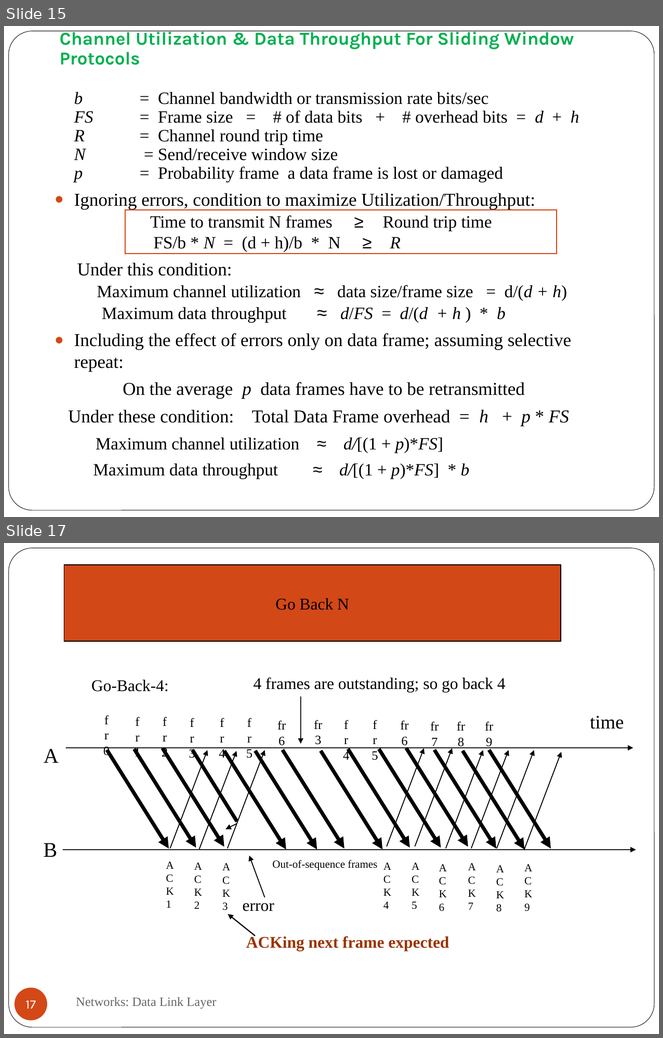
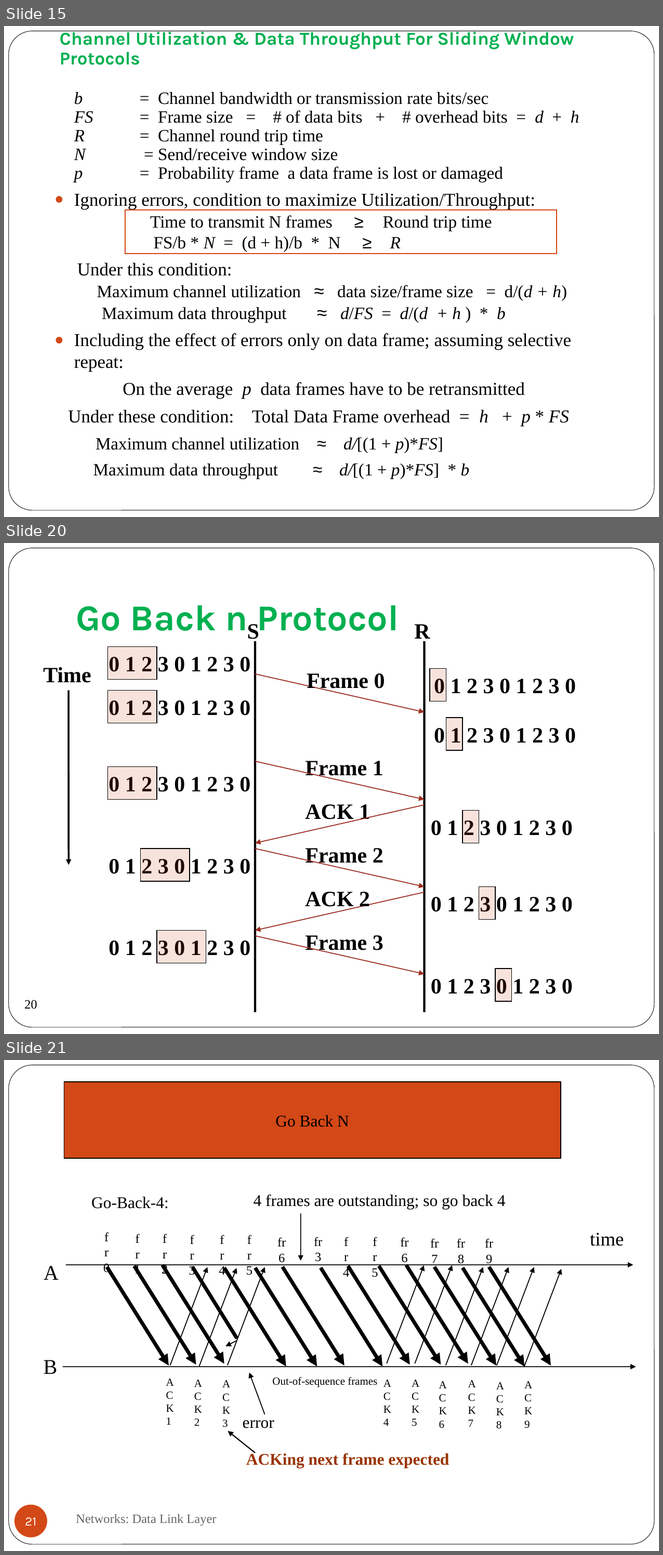
Before and after one commit to rameshragala/SWE2002-Computer-Networks, a slide deck: Theory/sliding window protocols.pptx. Shown one above the other, each under a label of ours: slides 15 and 17 before the commit, slides 15, 20 and 21 after it; the slides between them are not shown. The pictures are 663x1038 and 663x1555 pixels, drawn with LibreOffice and Linux fonts; fonts in the diff are those of the drawing. Boxes give left, top, right and bottom in pixels: in the first picture for what was removed or moved away, otherwise in the second. Text is boxed around its words. In the diff, an @@ line names an element or a change of style, - is before the commit and + after.

```diff
--- a/Theory/sliding window protocols.pptx
+++ b/Theory/sliding window protocols.pptx
@@ slide 20 added at [4, 543, 659, 1034], background #FFFFFF; not listed: 1 template element that a slide beside it also shows @@
@@ title added at [76, 605, 399, 638], 40 pt, text #00B050, bold @@
+Go Back n Protocol
@@ group added at [43, 624, 576, 1013]: 19 texts, 10 rectangles, 7 arrows, 2 lines @@
+Time
+0 1 2 3 0 1 2 3 0
+Frame 0
+ACK 1
+0 1 2 3 0 1 2 3 0
+Frame 1
+0 1 2 3 0 1 2 3 0
+Frame 2
+ACK 2
+0 1 2 3 0 1 2 3 0
+S
+R
+Frame 3
+0 1 2 3 0 1 2 3 0
+0 1 2 3 0 1 2 3 0
+0 1 2 3 0 1 2 3 0
+0 1 2 3 0 1 2 3 0
+0 1 2 3 0 1 2 3 0
+0 1 2 3 0 1 2 3 0
@@ page number added at [14, 988, 47, 1021], 14 pt, text #000000 @@
+20
@@ what was slide 17 is now slide 21 @@
@@ page number at [25, 1518, 36, 1526]: text changed @@
-17
+21
```
Also in this commit, not shown: 2 slides changed, 3 other slides added, 13 other files.
